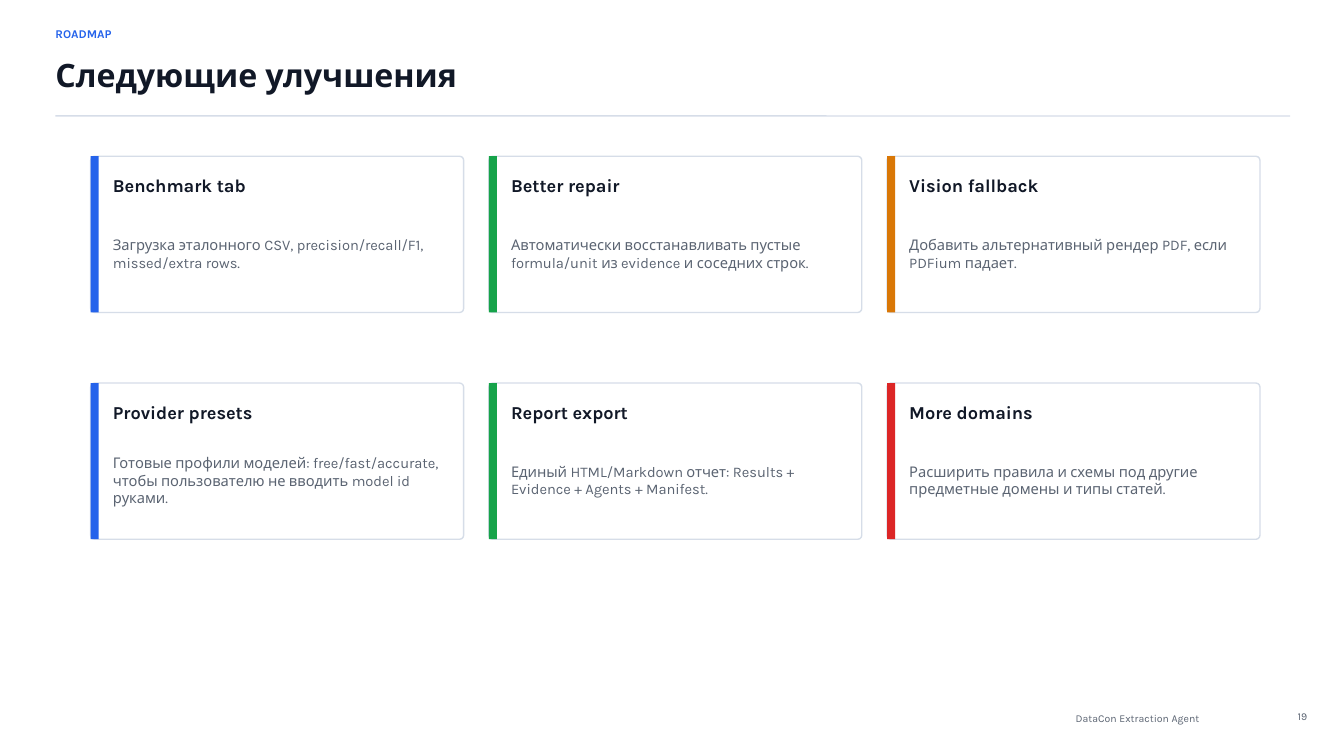
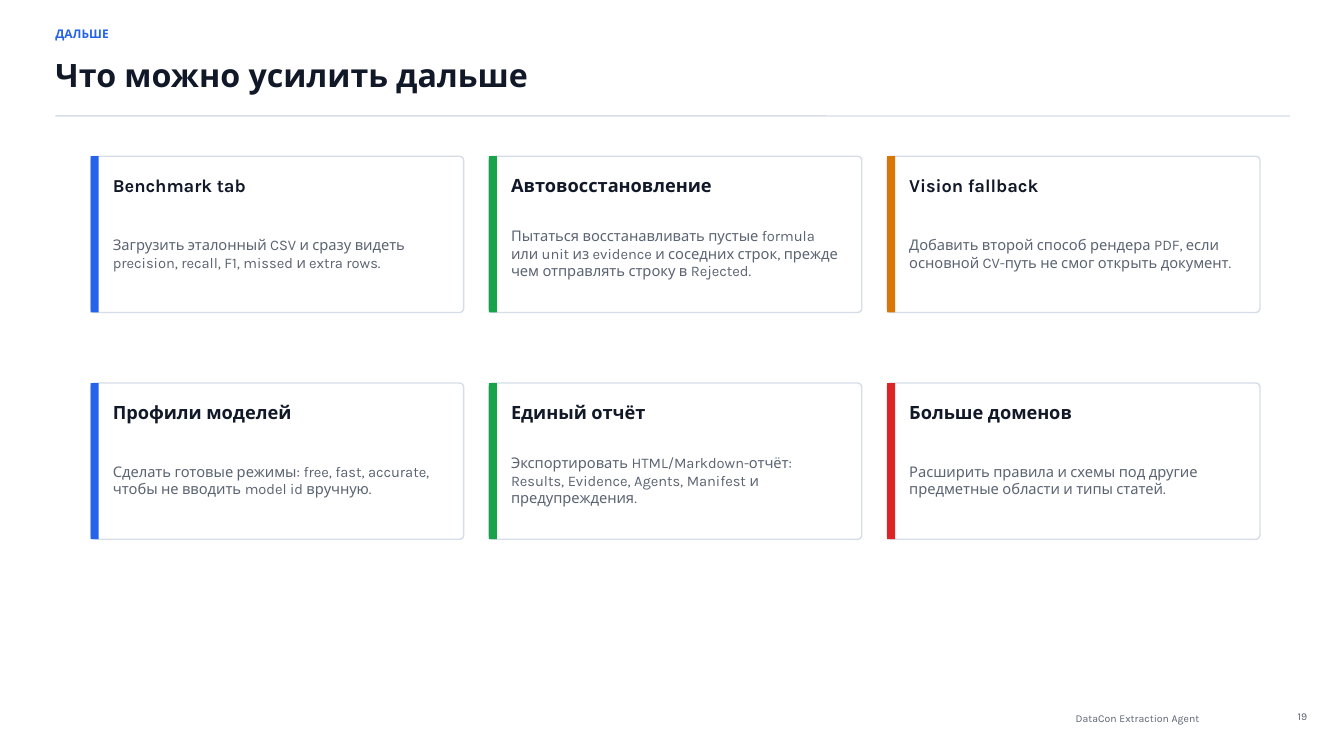
Before and after one commit to Aillight/DATACON-Million-miles-of-SMILES, a slide deck: slide 19 of presentation/DataCon_Extraction_Agent_Presentation.pptx. Drawn at 1344x756 pixels with LibreOffice and Linux fonts; fonts in the diff are those of the drawing. Boxes give left, top, right and bottom in pixels: in the first picture for what was removed or moved away, otherwise in the second. Text is boxed around its words. In the diff, an @@ line names an element or a change of style, - is before the commit and + after.

```diff
--- a/presentation/DataCon_Extraction_Agent_Presentation.pptx
+++ b/presentation/DataCon_Extraction_Agent_Presentation.pptx
@@ text at bbox=[55, 29, 108, 41]: text changed @@
-ROADMAP
+ДАЛЬШЕ
@@ text at bbox=[55, 64, 528, 95]: text changed @@
-Следующие улучшения
+Что можно усилить дальше
@@ text at bbox=[511, 179, 712, 193]: text changed @@
-Better repair
+Автовосстановление
@@ text at bbox=[113, 239, 405, 272]: text changed @@
-Загрузка эталонного CSV, precision/recall/F1, missed/extra rows.
+Загрузить эталонный CSV и сразу видеть precision, recall, F1, missed и extra rows.
@@ text at bbox=[511, 230, 838, 280]: text changed @@
-Автоматически восстанавливать пустые formula/unit из evidence и соседних строк.
+Пытаться восстанавливать пустые formula или unit из evidence и соседних строк, прежде чем отправлять строку в Rejected.
@@ text at bbox=[909, 239, 1229, 272]: text changed @@
-Добавить альтернативный рендер PDF, если PDFium падает.
+Добавить второй способ рендера PDF, если основной CV-путь не смог открыть документ.
@@ text at bbox=[113, 404, 291, 424]: text changed @@
-Provider presets
+Профили моделей
@@ text at bbox=[511, 404, 645, 423]: text changed @@
-Report export
+Единый отчёт
@@ text at bbox=[909, 406, 1072, 423]: text changed @@
-More domains
+Больше доменов
@@ text at bbox=[113, 466, 429, 498]: text changed @@
-Готовые профили моделей: free/fast/accurate, чтобы пользователю не вводить model id руками.
+Сделать готовые режимы: free, fast, accurate, чтобы не вводить model id вручную.
@@ text at bbox=[511, 457, 789, 507]: text changed @@
-Единый HTML/Markdown отчет: Results + Evidence + Agents + Manifest.
+Экспортировать HTML/Markdown-отчёт: Results, Evidence, Agents, Manifest и предупреждения.
@@ text at bbox=[909, 466, 1198, 498]: text changed @@
-Расширить правила и схемы под другие предметные домены и типы статей.
+Расширить правила и схемы под другие предметные области и типы статей.
```
Also in this commit, not shown: 19 other slides changed, 1 other file.
